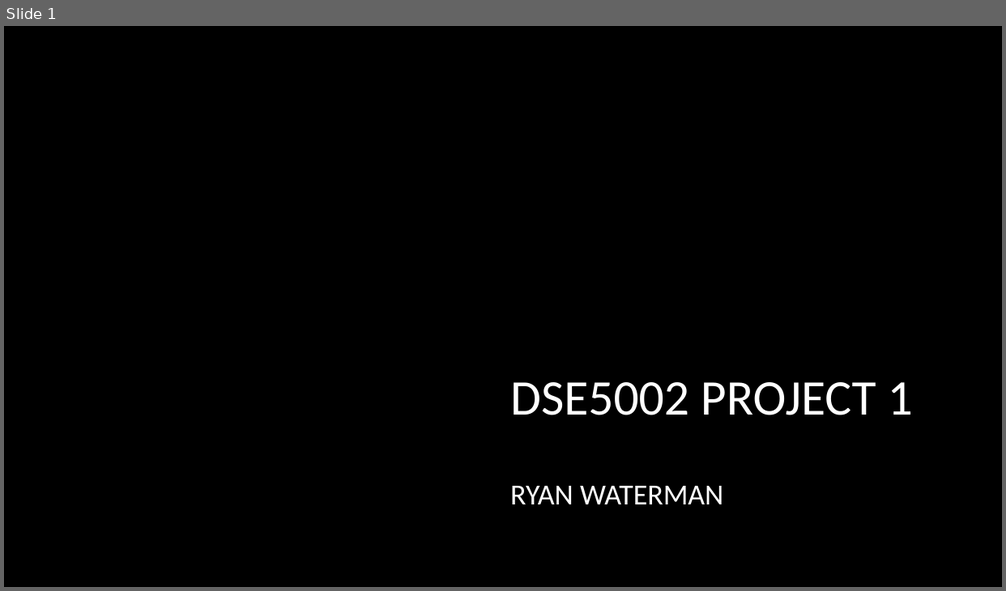
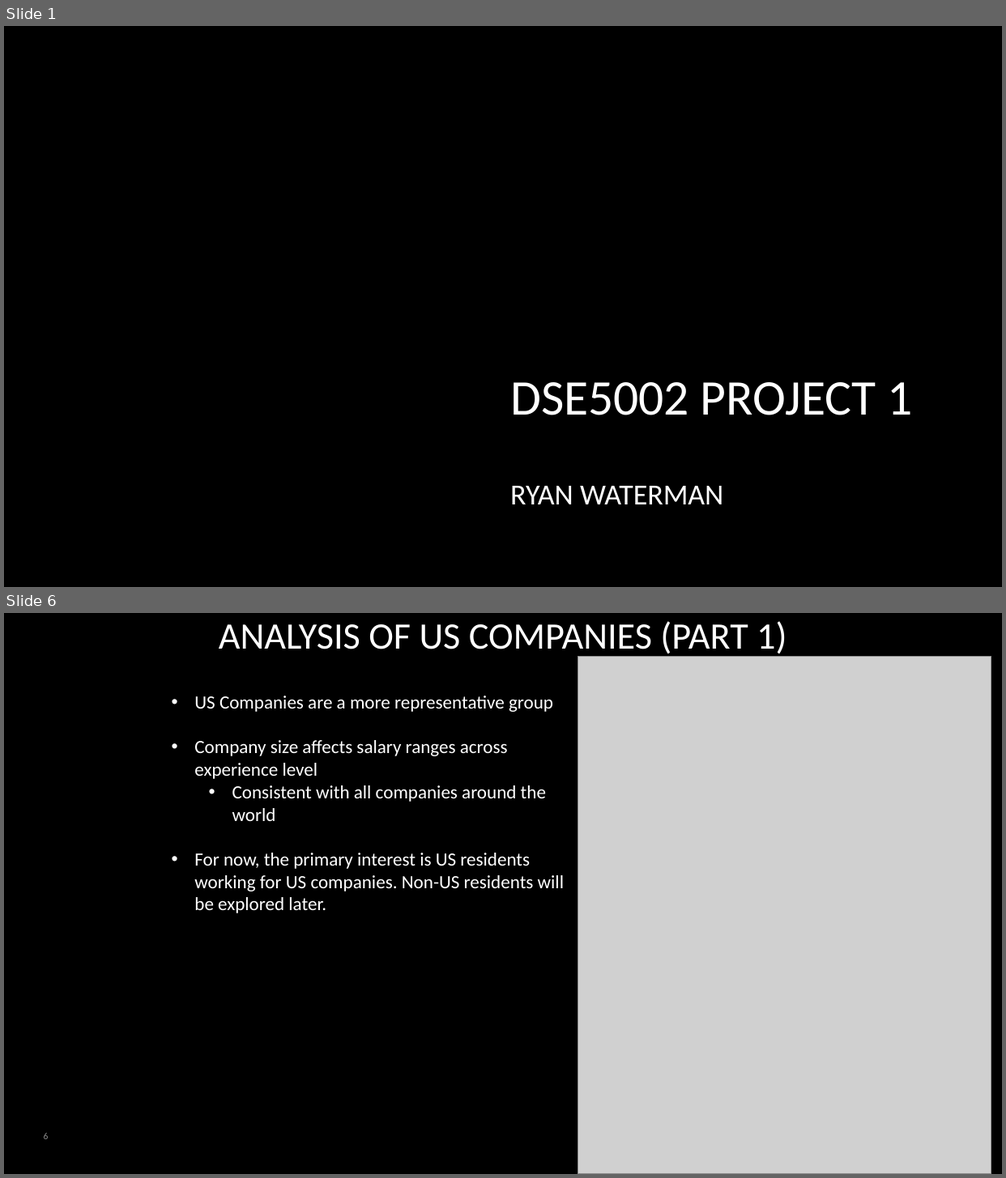
Before and after one commit to rcwaterman/DSE5002_Project_1, a slide deck: Presentation/Project_1_Presentation.pptx. Shown one above the other, each under a label of ours: slide 1 before the commit, slides 1 and 6 after it; the slides between them are not shown. The pictures are 1006x591 and 1006x1178 pixels, drawn with LibreOffice and Linux fonts; fonts in the diff are those of the drawing; grey boxes stand for pictures; background and template pictures are left out. Boxes give left, top, right and bottom in pixels: in the first picture for what was removed or moved away, otherwise in the second. Text is boxed around its words. In the diff, an @@ line names an element or a change of style, - is before the commit and + after.

Commit message:
Completing analysis

```diff
--- a/Presentation/Project_1_Presentation.pptx
+++ b/Presentation/Project_1_Presentation.pptx
@@ slide 6 added at [4, 613, 1002, 1174], background #000000 @@
@@ title added at [219, 621, 786, 658], 36 pt, text #FFFFFF @@
+ANALYSIS OF US COMPANIES (PART 1)
@@ picture added at [577, 657, 991, 1174] @@
@@ text added at [194, 696, 564, 914], 18 pt, text #FFFFFF @@
+• US Companies are a more representative group
+• Company size affects salary ranges across experience level
+  • Consistent with all companies around the world
+• For now, the primary interest is US residents working for US companies. Non-US residents will be explored later.
@@ page number added at [44, 1133, 49, 1139], 9 pt, text #8C8C8C @@
+6
```
Also in this commit, not shown: 10 other slides added, 1 slide removed, 5 other files.
